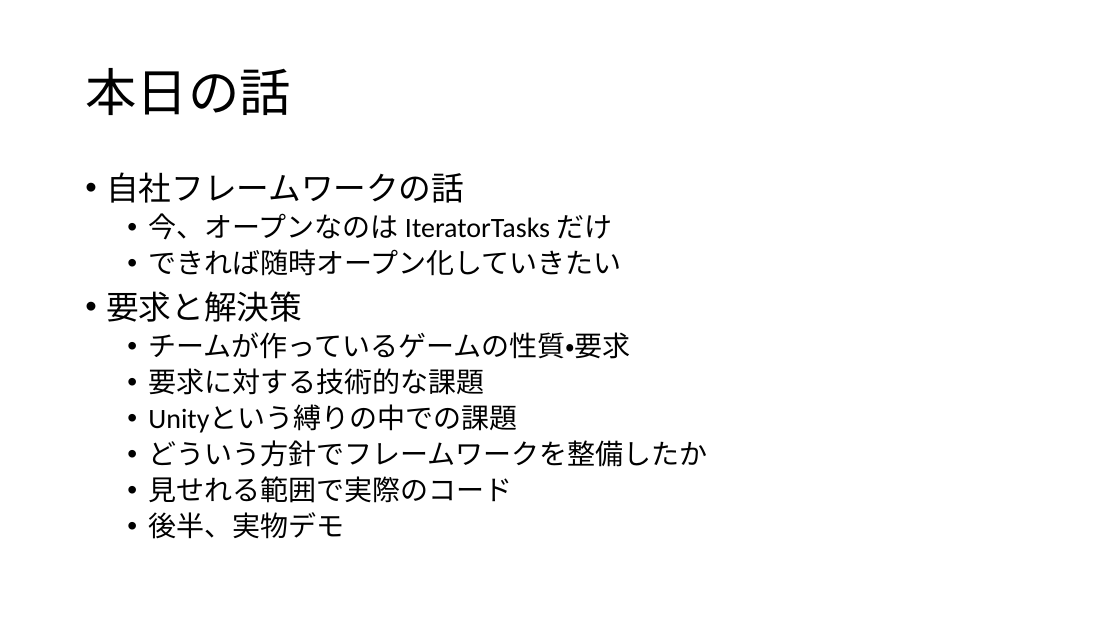
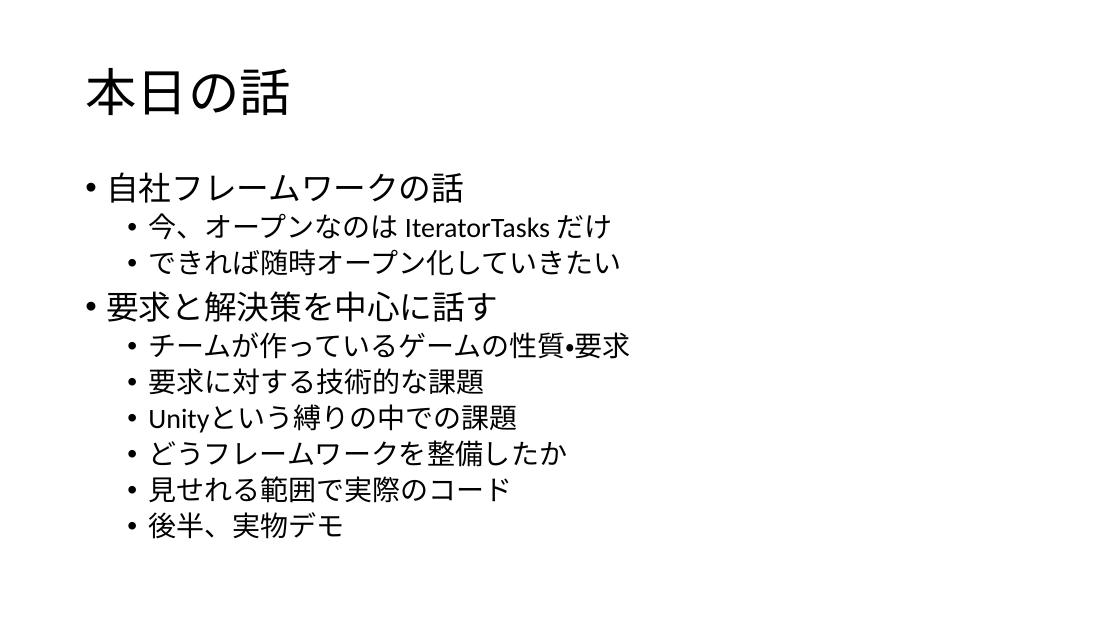
Before and after one commit to ppcuni/UnityCsharp20150321, a slide deck: slide 3 of doc/自社フレームワーク.pptx. Drawn at 1120x630 pixels with LibreOffice and Linux fonts; fonts in the diff are those of the drawing. Boxes give left, top, right and bottom in pixels: in the first picture for what was removed or moved away, otherwise in the second. Text is boxed around its words. In the diff, an @@ line names an element or a change of style, - is before the commit and + after.

```diff
--- a/doc/自社フレームワーク.pptx
+++ b/doc/自社フレームワーク.pptx
@@ text at [106, 291, 497, 322]: text changed @@
-• 要求と解決策
+• 要求と解決策を中心に話す
@@ text at [148, 440, 567, 467]: text changed @@
-  • どういう方針でフレームワークを整備したか
+  • どうフレームワークを整備したか
```
Also in this commit, not shown: 3 other slides changed, 1 slide added, 4 slides removed.
